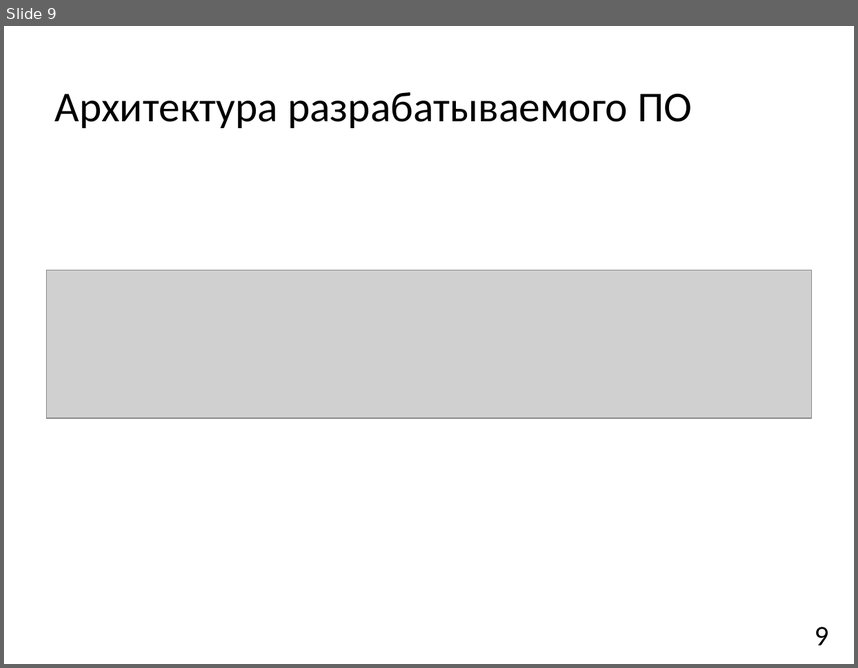
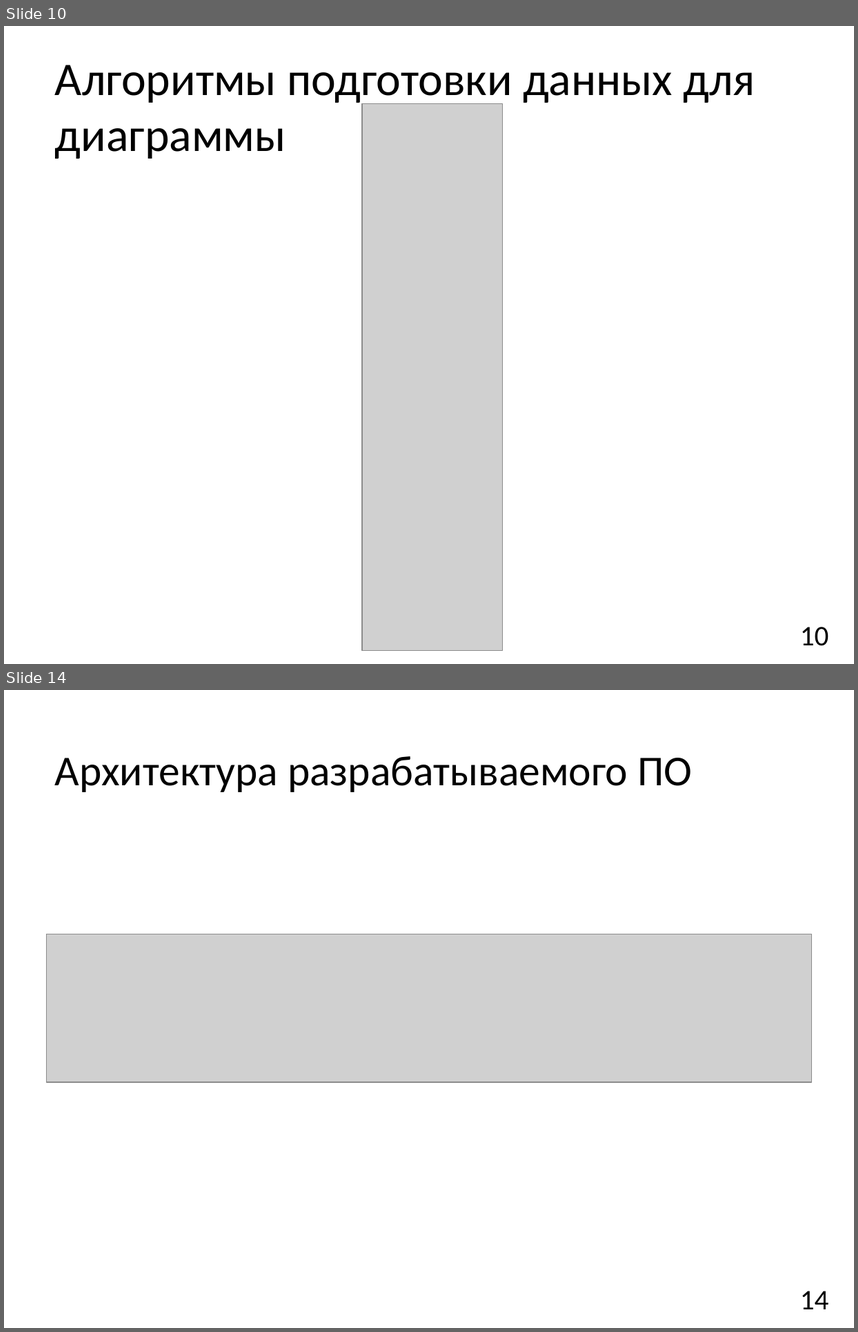
Before and after one commit to ostaaaaat/monitoring, a slide deck: 3 [Презентация].pptx. Shown one above the other, each under a label of ours: slide 9 before the commit, slides 10 and 14 after it; the slides between them are not shown. The pictures are 858x668 and 858x1332 pixels, drawn with LibreOffice and Linux fonts; fonts in the diff are those of the drawing; grey boxes stand for pictures. Boxes give left, top, right and bottom in pixels: in the first picture for what was removed or moved away, otherwise in the second. Text is boxed around its words. In the diff, an @@ line names an element or a change of style, - is before the commit and + after.

```diff
--- a/3 [Презентация].pptx
+++ b/3 [Презентация].pptx
@@ slide 10 added at (x1=4, y1=26, x2=854, y2=664), background #FFFFFF @@
@@ title added at (x1=55, y1=65, x2=755, y2=158), 39.6 pt, text #000000 @@
+Алгоритмы подготовки данных для диаграммы
@@ picture added at (x1=362, y1=104, x2=502, y2=651) @@
@@ page number added at (x1=800, y1=626, x2=829, y2=646), 24 pt, text #000000 @@
+10
@@ what was slide 9 is now slide 14 @@
@@ page number at (x1=800, y1=1290, x2=829, y2=1309): text changed @@
-9
+14
```
Also in this commit, not shown: 1 slide changed, 4 other slides added, 1 other file.
